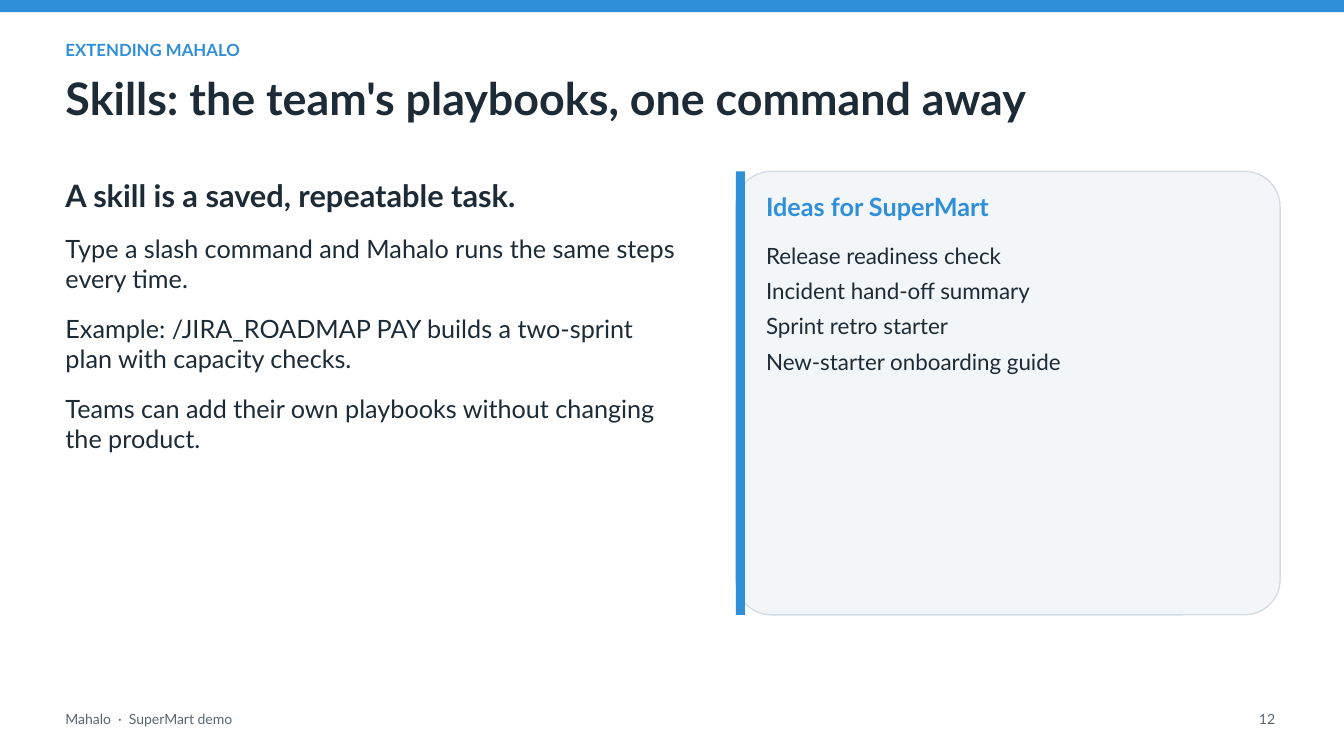
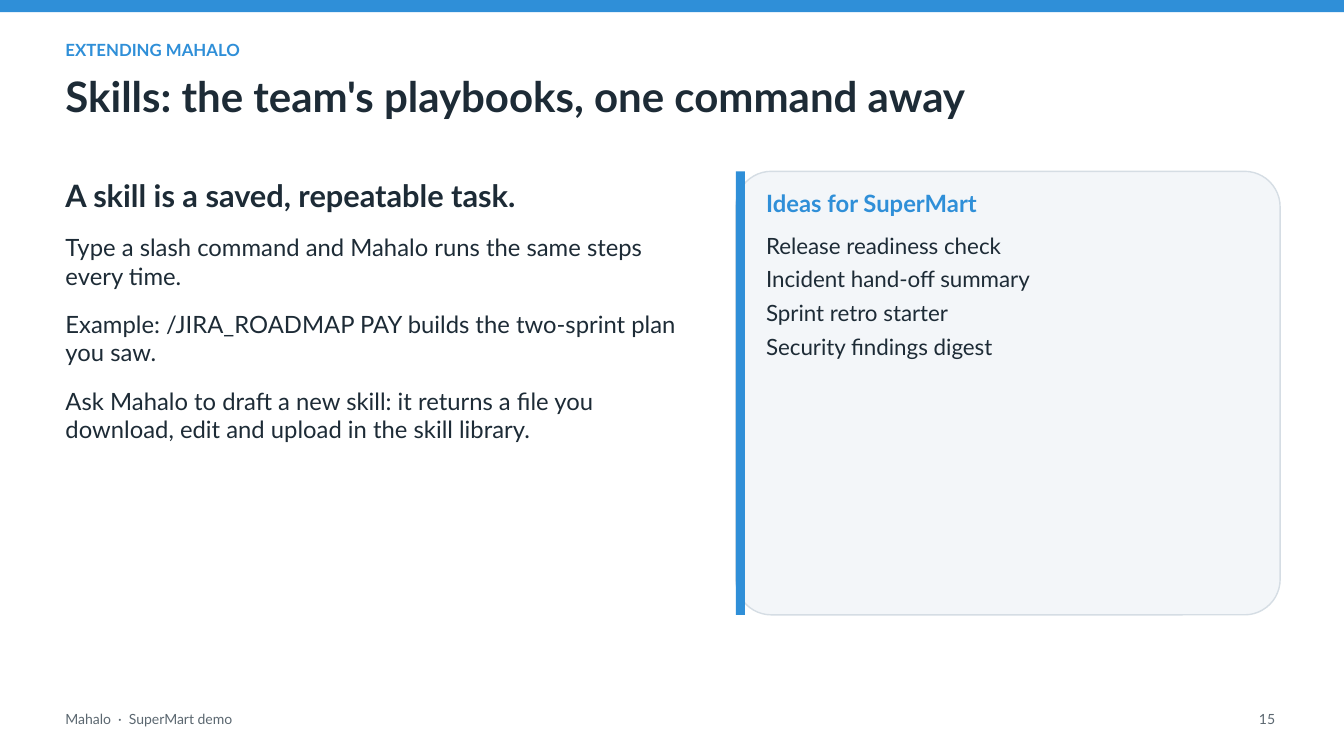
Before and after one commit to tjblavakumar/mahalo-agentcore, a slide deck: slide 15 of docs/Mahalo_SuperMart_Demo.pptx (slide 12 before the commit). Drawn at 1344x756 pixels with LibreOffice and Linux fonts; fonts in the diff are those of the drawing. Boxes give left, top, right and bottom in pixels: in the first picture for what was removed or moved away, otherwise in the second. Text is boxed around its words. In the diff, an @@ line names an element or a change of style, - is before the commit and + after.

```diff
--- a/docs/Mahalo_SuperMart_Demo.pptx
+++ b/docs/Mahalo_SuperMart_Demo.pptx
@@ text "Skills: the team's playbooks, one ..." at [65, 80, 965, 119]: size 32 to 30 pt @@
@@ text "Ideas for SuperMart" at [766, 194, 976, 216]: size 18 to 17 pt @@
@@ text at [65, 238, 642, 289]: size 18 to 17 pt in "Type a slash command and Mahalo runs ..." @@
@@ text "Release readiness check": place and size @@
-text "Release readiness check" at [766, 247, 1061, 374]
+text "Release readiness check" at [766, 237, 1030, 359]
@@ text at [766, 237, 1030, 291]: less space between paragraphs @@
@@ text at [65, 315, 675, 442]: text changed; size 18 to 17 pt @@
-Example: /JIRA_ROADMAP PAY builds a two-sprint plan with capacity checks.
-Teams can add their own playbooks without changing the product.
+Example: /JIRA_ROADMAP PAY builds the two-sprint plan you saw.
+Ask Mahalo to draft a new skill: it returns a file you download, edit and upload in the skill library.
@@ text at [766, 338, 993, 359]: text changed @@
-New-starter onboarding guide
+Security findings digest
@@ text at [1259, 714, 1275, 724]: text changed @@
-12
+15
```
Also in this commit, not shown: 9 other slides changed, 5 slides added, 2 slides removed, 5 other files.
